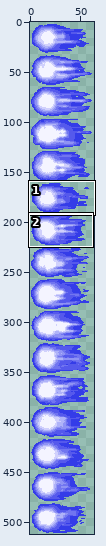
File history of a sprite sheet, Assets/Art/VFX/EngineFlare_01.png. The picture above shows the old version from afar; the outline marks the close-up.
Close-up. First the earlier version:
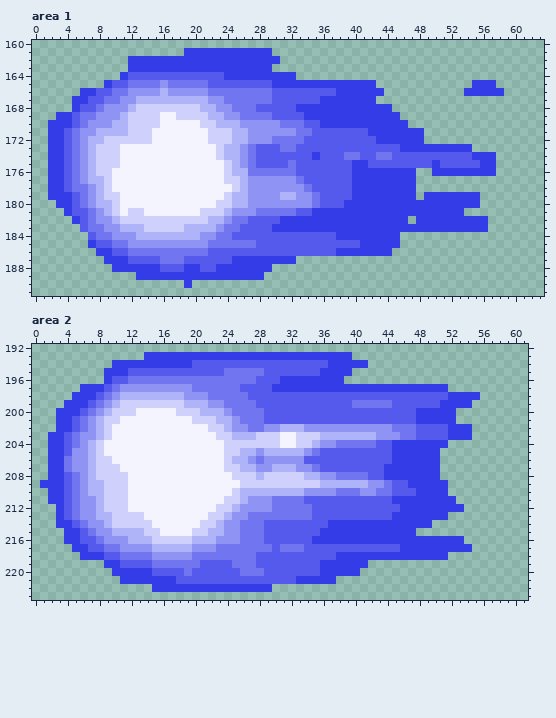
The file is 64x512 pixels. Pixels under 10% opacity are left out. Colours within 5 levels of each other are drawn and written as one. Shown: area 1: x 0..63, y 160..191; area 2: x 0..61, y 192..223. The commit also changed other parts of the picture, which this record leaves out.
The result:
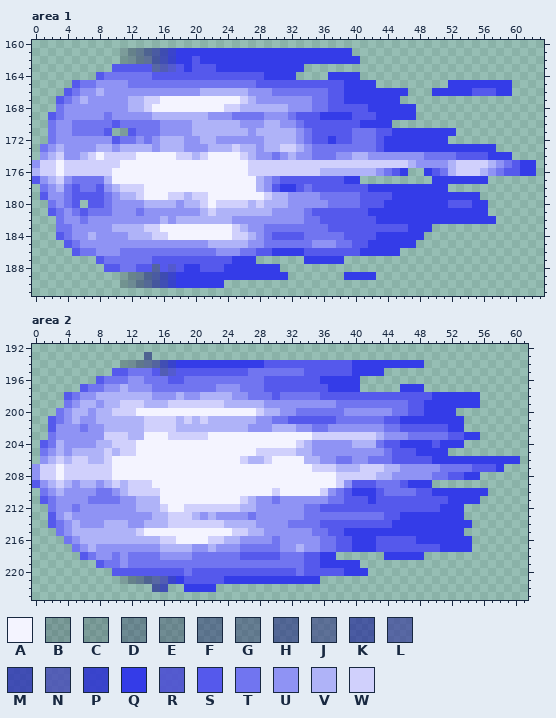
Palette (. is transparent): A #f4f4ff  B #0a0b2b30  C #10112c30  D #1013474e  E #1a1b484e  F #1619626c  G #2426646c  H #1c207d8a  J #2e307f8a  K #222798a8  L #383b9ba8  M #292fb4c7  N #4245b7c6  P #2f36cfe5  Q #343ce8  R #4c4fd2e4  S #5559ec  T #7175f0  U #8f93f4  V #afb3f8  W #d0d0fc
From old to new:
Changed rows in their new state; - is an unchanged pixel.
Area 1:
first column x 0:
161 -----------BDFHKMPQ-----------QQQQQQQQQQ-----------------------
162 -----------CEGJKMP--S----------QQQQQQQQQQ----------------------
163 ----------SSSSSLNRS-SSS-------QQQQ-----------------------------
164 --------STTTTTT---------SSSSS--------QQQQ----------------------
165 -----STTUUUU----T-----TTTTTT--SSSSSSSSS-------------QQQ---QQ---
166 ----STUUVUUU----U----VVVVVVUUUTTTTTTT-S-----QQQ---QQQQ-SSS-Q---
167 ---STUVUUUU-V-WWAAAAAAAAAAWVUUUUUUUTTSS----QQQ-----------------
168 ---TUUUUU----V-AAAAAAAAAWWVVVVVVUUUTTSSSSS---QQQ---------------
169 --STUUUU-T-UUUUVVVVVVVUU-T---UUUT-SS----SSS---QQ---------------
170 --TUUT-TTTSTTTTTUUUUVVV------VVUU---SSSSS----..----------------
171 --TUU-TTTS.BSTTTUUUUVVVVV---VVVVVU------TTTSS----QQQQ----------
172 --TUUU-UUUSTTUTUVVVUUVVUUUU--VVVVUT--Q--TTTS-----QQQ-----------
173 -TUVUU-UVVUVVVVUVVVUUUVV-WVVUVVWWVUTTTTTTTT-QQ---------QQQ-----
174 -UVWUUVWA--WW-----WWVW-AAAWVUUTUVUUTTTUUVVUUUUUUUTTTT--SS-QQ---
175 UWWAWWWW----------------AAAWWWWWWWWWWWWWWWWWWWWVUUUUVWWWWVUTSQQ
176 VWWAWWWW----------------AAAWWWWWWWWWVVVVVVVUTS-.-QSTVWWWVUTSSQQ
177 SUVWU-TTTV--------------AAAAV-TSSS-----Q-.......--QQQQQQQ------
178 -TUVTS-TSUVWWW-----------AAAV-SQQS------SS------QQQQ-----------
179 -SUUT-SSSTUVVW---WWVWW--AAAAAWV-U--UTTTTTSSSS---Q--------------
180 --TUT-.SSTUUUUVVVVUVVW---WWVWVVV---UUTTTTSSS--------SSS-Q------
181 --STUT--TTUUUTUUUUUUUV-V-VVVVVUUUUTSSSSSSS------------QQQ------
182 ---TUUTU--UUUUUUVUVVVV--VUUUUUUUUUTTSSSSSSS----Q---------Q-----
183 ---TTUUUU-V-----AAAAAAAAAWVUUTTTTTTTTSSSSSSSSSS---.......------
184 ---STUUVUU--V--WWAAAAAAAAWWVUT----TTTTTSSSS---QQQ--------------
185 ----STUUUUUU----------VVVVVUUTTTTTTUUUTT-S----QQ---------------
186 -----STTUUUT----------TUUUTT--QQQQ----SSS----Q-----------------
187 --------STTTTTT-SSS---------.....-QQQQQ------------------------
188 ---------SSTTSSL-R-----S------Q--------------------------------
189 -----------CEGHKMP-----------QQQ-------QQQQ--------------------
190 -----------BDFHKMPQ-QQQQ---------------------------------------
Area 2:
first column x 0:
193 --------------H.........................---------------------
194 ----------.BEGJLMP--QQQQQQQQQ--------SSS--QQQQQQQ------------
195 ---------.SSTTT-NR------SSS--TTTTT--SSSSQQQQ-----------------
196 --------STTTUU---SS---------T--SSSSS---QQ--------------------
197 ------STTUUV---TTTTT---UUUTTT-SSSSSSS----.....---...---------
198 ----STUUVVV----UUU---VVVVUUTTT-TTTTT--------------QQ---------
199 ----TUVVUV----VVV--WWWWWVVVVVUUUUUUUUUTT-----TT--QQ----Q-----
200 ---TUVVUV---------AAAAAAAAAAWVVUUTTTTTTUUUUUUTT-S------------
201 --STUVU--VVVVVWWWWVWV-V--VVVUUTT------TTTTTT--QQ-----Q-------
202 --SUUU--UVVVVVWWWWVVVVVV-VVUU-V--U-TT-------T-SS------.------
203 --TUUU--U-WWVV---WWWWW-AAAAAAAA--AA-WWWWWWWV--U-TTTTSS-Q-----
204 -STVUU-UVVWWW-----------AAAAAAA---VU--UUVVVT-S----S-QQ-------
205 -TUVUVV-VWVWW-----------AAAAWWWWW-VUUUUUUUUUTSSS---Q---------
206 -UVWVWW-V---------------AAWVVWAAAAVVUUTTUUTTTSSSSS-QQQQQQQQQQ
207 UWWAWWWW--A-------------AAAAAAAAAAAWWWVVVWWWVVUUUUUTTTTSSSQ--
208 UWWAWWWW--AA-------------AAAAAAAAAAAAAWWWWWVVUUUUUTTSSQQ-----
209 SUVWVUV-UV-VWWW-----------AAAAAAAAAAAAWUSSST-T----..---------
210 -TUVUU-UTTUVWWWW---------AAAAAWAAAAAW--SQQQS-TTTSS--QQQQQ----
211 -STUUU-TTTTUUVVV--------AAWV---UUUUUUTT---Q--SSSSSSS-QQQ-----
212 --TUU---UUUUUVVVW--WWWW--WVV--UUUU-T----------SSSSS----------
213 --SUVU--UUUUUUUVVWWWVUVUU---UUUUUU-TTTTTTTTT-S------QQ-------
214 --STUVU---VVUUVVVWWWW--WVVVVUUUUTTTT-SSSSSSSS-----QQQQQ------
215 ---TUVVVVV---WAA----AAAAAWWVVUUUUUUTTSS---------QQQQQQ-------
216 ----TUVVVVVV---V--AAAAWWVVUUUUTUUUUUTTSS---SSSSS------Q------
217 -----TUVUUU----U------VUUU----TUUVUUTT--QQQ---SSSSS----------
218 ------STUUTU---T----------SS---TTT--QQ......-----...---------
219 --------STTUTTT------TTTT---TTTTTT-------.-------------------
220 ----------SSSSS-----------SSS----T--SSS--Q-------------------
221 -----------BDFHLNPQ-----QQQQQQQQQ---..-----------------------
222 ---------------KM..----.......-------------------------------
Pixel boxes of the changes (left, top, right, bottom) in both close-ups:
changed: (32, 48, 536, 288)
changed: (32, 352, 520, 592)
